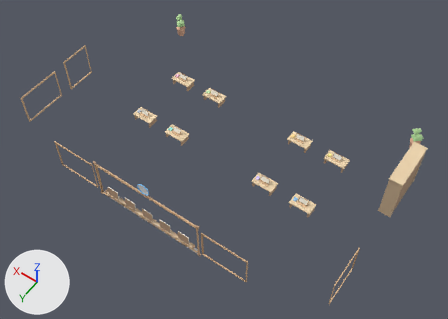
Two versions of the glTF model assets/pi_interior_props.glb, one commit apart.
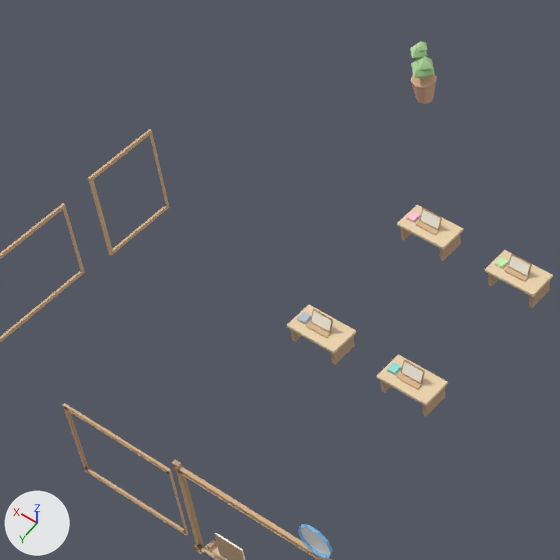
Each version is shown whole from a 50 mm camera at (-8.0, 11.62, 17.45) aimed at (-0.4, 0.99, 0.74), then close up on the part from 7% to 51% of the width and 0% to 62% of the height. Lighting does not change. The marker at lower left points along +X, +Y and +Z. The first two pictures are the older version.

In view in the first close-up: 'lalu_bingkai_papan', 'lalu_jam', 'meja_rendah_3', 'meja_rendah_4', 'meja_rendah_7', 'meja_rendah_8', 'pasu_1' and 2 more.
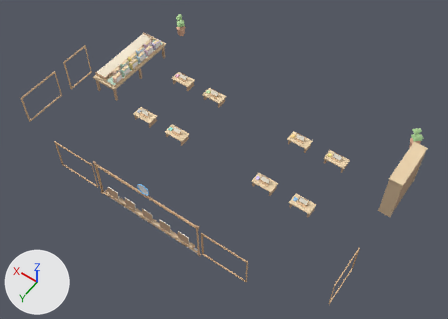
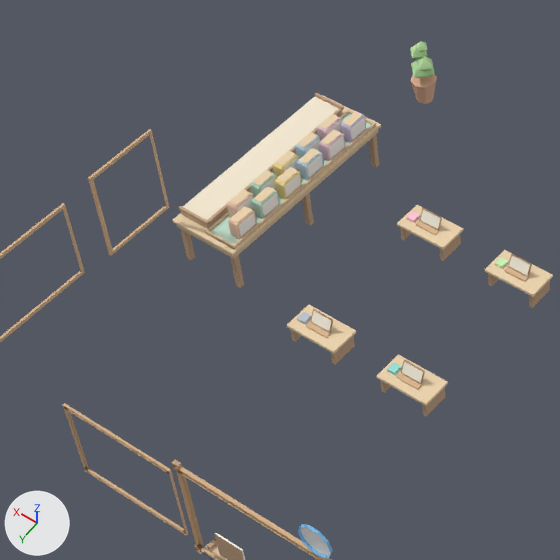
The change in detail:
Mesh me_lalu_blok_m_6 is new.
It has 32 vertices, 42 faces and spans x -0.085..0.08, y -0.17..0.17, z 0.0..0.29.
It uses material mat_warna_bucu.
Mesh me_lalu_blok_m_5 is new.
It has 32 vertices, 42 faces and spans x -0.085..0.08, y -0.17..0.17, z 0.0..0.29.
It uses material mat_warna_bucu.
Mesh me_lalu_blok_m_4 is new.
It has 32 vertices, 42 faces and spans x -0.085..0.08, y -0.17..0.17, z 0.0..0.29.
It uses material mat_warna_bucu.
Mesh me_lalu_blok_m_3 is new.
It has 32 vertices, 42 faces and spans x -0.085..0.08, y -0.17..0.17, z 0.0..0.29.
It uses material mat_warna_bucu.
Mesh me_lalu_blok_m_2 is new.
It has 32 vertices, 42 faces and spans x -0.085..0.08, y -0.17..0.17, z 0.0..0.29.
It uses material mat_warna_bucu.
Mesh me_lalu_blok_m_1 is new.
It has 32 vertices, 42 faces and spans x -0.085..0.08, y -0.17..0.17, z 0.0..0.29.
It uses material mat_warna_bucu.
Mesh me_meja_blok_rukun is new.
It has 144 vertices, 190 faces and spans x 4.9..5.97, y -2.45..0.65, z 0.0..0.88.
It uses material mat_warna_bucu.
Object 'lalu_blok_m_6' (ob_lalu_blok_m_6) is new; it shows me_lalu_blok_m_6.
Its location is (5.05, -2.05, 0.76).
Object 'lalu_blok_m_5' (ob_lalu_blok_m_5) is new; it shows me_lalu_blok_m_5.
Its location is (5.05, -1.59, 0.76).
Object 'lalu_blok_m_4' (ob_lalu_blok_m_4) is new; it shows me_lalu_blok_m_4.
Its location is (5.05, -1.13, 0.76).
Object 'lalu_blok_m_3' (ob_lalu_blok_m_3) is new; it shows me_lalu_blok_m_3.
Its location is (5.05, -0.67, 0.76).
Object 'lalu_blok_m_2' (ob_lalu_blok_m_2) is new; it shows me_lalu_blok_m_2.
Its location is (5.05, -0.21, 0.76).
Object 'lalu_blok_m_1' (ob_lalu_blok_m_1) is new; it shows me_lalu_blok_m_1.
Its location is (5.05, 0.25, 0.76).
Object 'lalu_blok_i_5' (ob_lalu_blok_i_5) is new; it shows a copy of me_lalu_blok_m_5.
Its location is (5.28, -1.82, 0.76).
Object 'lalu_blok_i_4' (ob_lalu_blok_i_4) is new; it shows a copy of me_lalu_blok_m_4.
Its location is (5.28, -1.36, 0.76).
Object 'lalu_blok_i_3' (ob_lalu_blok_i_3) is new; it shows a copy of me_lalu_blok_m_3.
Its location is (5.28, -0.9, 0.76).
Object 'lalu_blok_i_2' (ob_lalu_blok_i_2) is new; it shows a copy of me_lalu_blok_m_2.
Its location is (5.28, -0.44, 0.76).
Object 'lalu_blok_i_1' (ob_lalu_blok_i_1) is new; it shows a copy of me_lalu_blok_m_1.
Its location is (5.28, 0.02, 0.76).
Object 'meja_blok_rukun' (ob_meja_blok_rukun) is new; it shows me_meja_blok_rukun.
Its location is (0.0, 0.0, 0.0).

What differs and where, as boxes (x1, y1, x2, y2) in the close-ups (560 x 560 px):
'meja_blok_rukun', added
    after: (172, 93, 381, 288)
'lalu_blok_m_1', added
    after: (228, 206, 257, 239)
'lalu_blok_m_2', added
    after: (252, 186, 280, 219)
'lalu_blok_m_3', added
    after: (274, 167, 302, 200)
'lalu_blok_m_4', added
    after: (297, 148, 324, 180)
'lalu_blok_m_5', added
    after: (319, 129, 345, 162)
'lalu_blok_m_6', added
    after: (340, 111, 366, 143)
'lalu_blok_i_1', added (beige)
    after: (227, 189, 254, 218)
'lalu_blok_i_2', added
    after: (250, 170, 276, 198)
'lalu_blok_i_3', added
    after: (273, 151, 299, 179)
'lalu_blok_i_4', added
    after: (295, 132, 321, 159)
'lalu_blok_i_5', added
    after: (317, 114, 342, 140)
